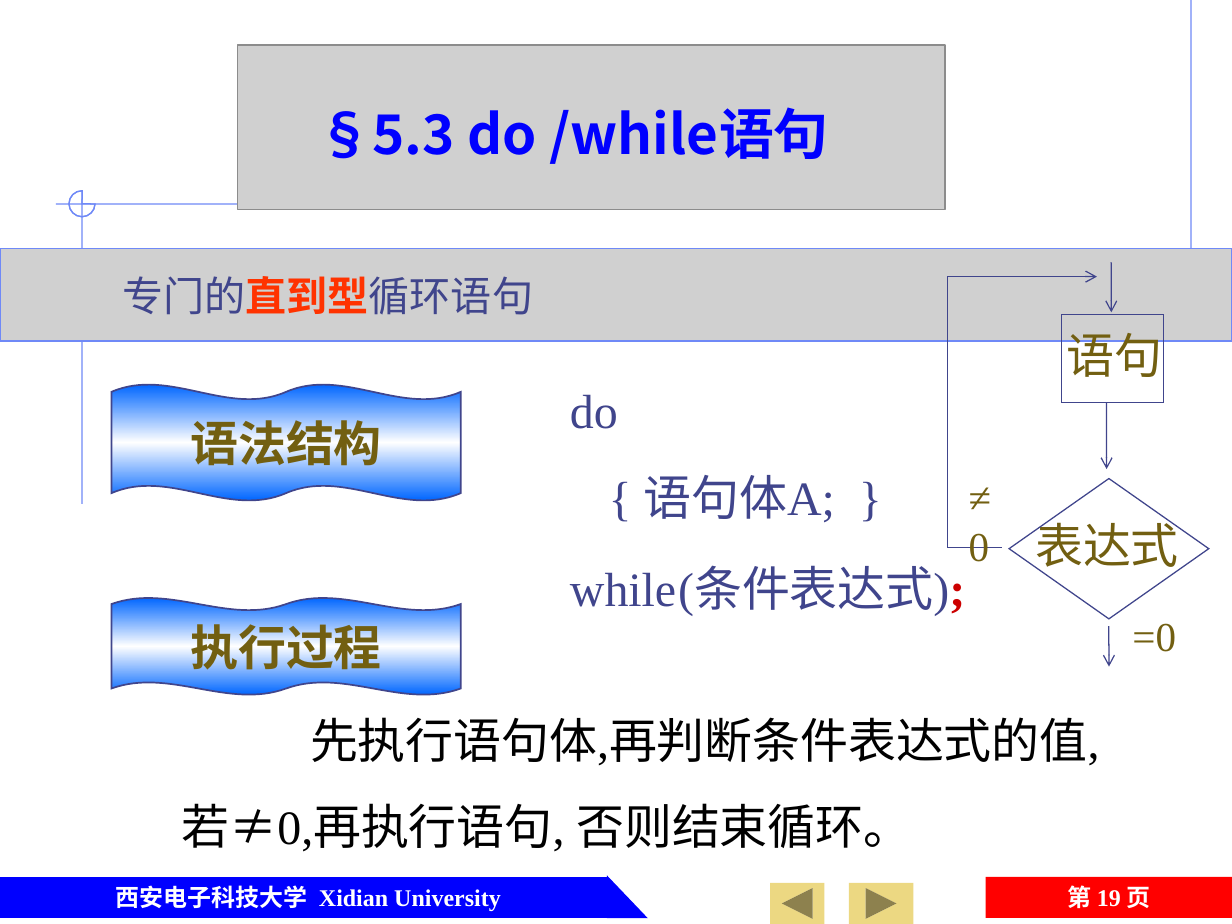
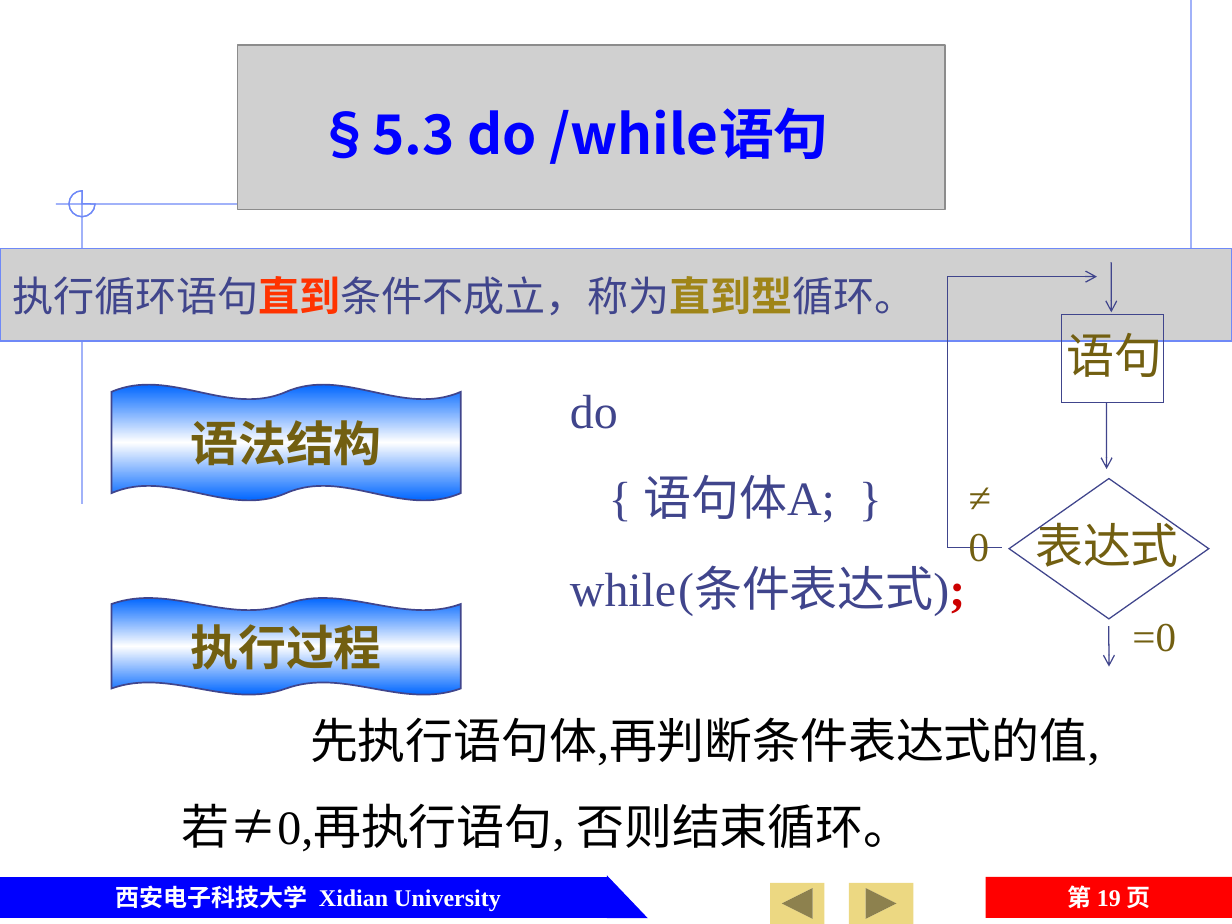
Before and after one commit to jtrfid/C-Repositories, a slide deck: slide 19 of 2016/C语言/课件/第5章 循环结构程序设计.pptx. Drawn at 1232x924 pixels with LibreOffice and Linux fonts; fonts in the diff are those of the drawing; grey boxes stand for pictures; background and template pictures are left out. Boxes give left, top, right and bottom in pixels: in the first picture for what was removed or moved away, otherwise in the second. Text is boxed around its words. In the diff, an @@ line names an element or a change of style, - is before the commit and + after.

```diff
--- a/2016/C语言/课件/第5章 循环结构程序设计.pptx
+++ b/2016/C语言/课件/第5章 循环结构程序设计.pptx
@@ text in picture at [12,276,915,315]: text changed @@
-专门的直到型循环语句
+执行循环语句直到条件不成立，称为直到型循环。
```
Also in this commit, not shown: 8 other slides changed.
